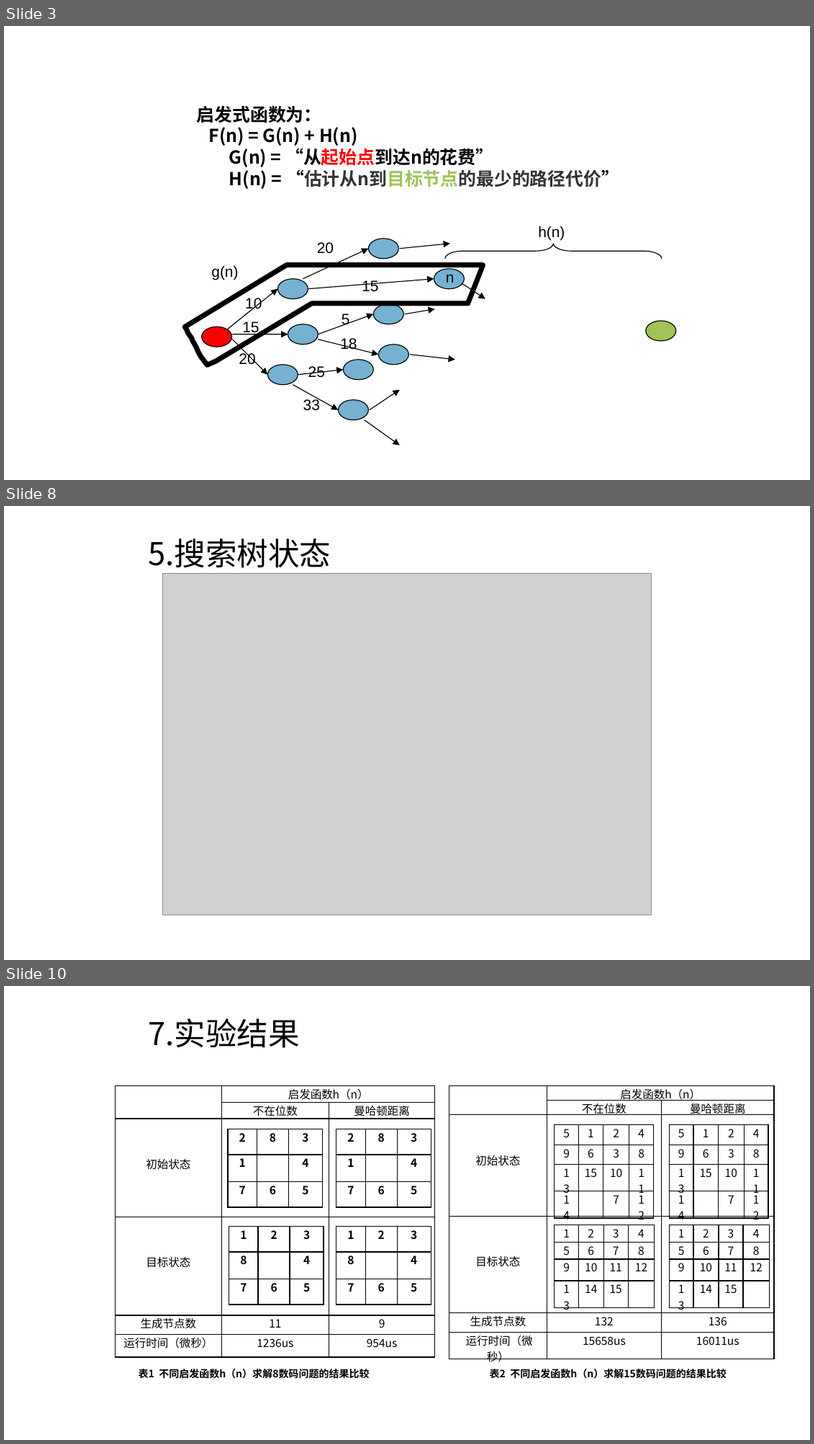
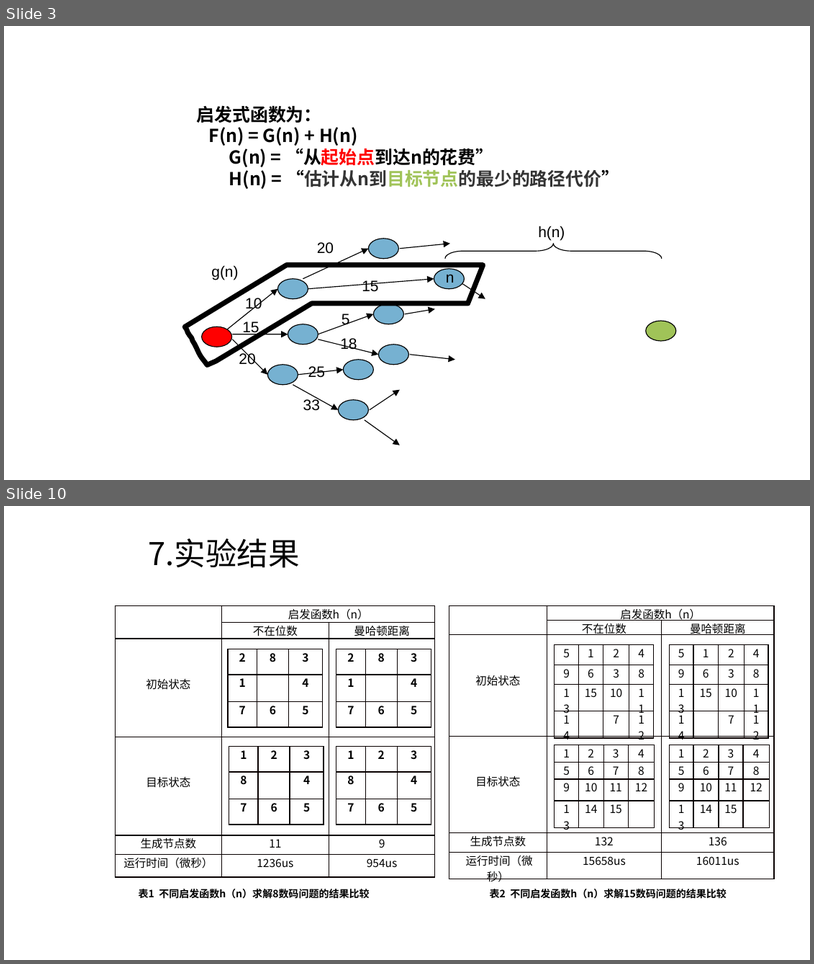
Before and after one commit to Anchovy0901/introduction-to-AI, a slide deck: 小组作业/doc/人工智能_G3_Astar算法讲解.pptx. Shown one above the other, each under a label of ours: slides 3, 8 and 10 before the commit, slides 3 and 10 after it; the slides between them are not shown. The pictures are 814x1444 and 814x964 pixels, drawn with LibreOffice and Linux fonts; fonts in the diff are those of the drawing; grey boxes stand for pictures; background and template pictures are left out. Boxes give left, top, right and bottom in pixels: in the first picture for what was removed or moved away, otherwise in the second. Text is boxed around its words. In the diff, an @@ line names an element or a change of style, - is before the commit and + after.

```diff
--- a/小组作业/doc/人工智能_G3_Astar算法讲解.pptx
+++ b/小组作业/doc/人工智能_G3_Astar算法讲解.pptx
@@ slide 8 removed at (x1=4, y1=506, x2=810, y2=960), background picture (left out) @@
@@ title removed at (x1=149, y1=538, x2=332, y2=568) @@
-5.搜索树状态
@@ picture removed at (x1=163, y1=574, x2=651, y2=915) @@
```
Also in this commit, not shown: 5 slides changed, 1 slide added, 1 other file.
